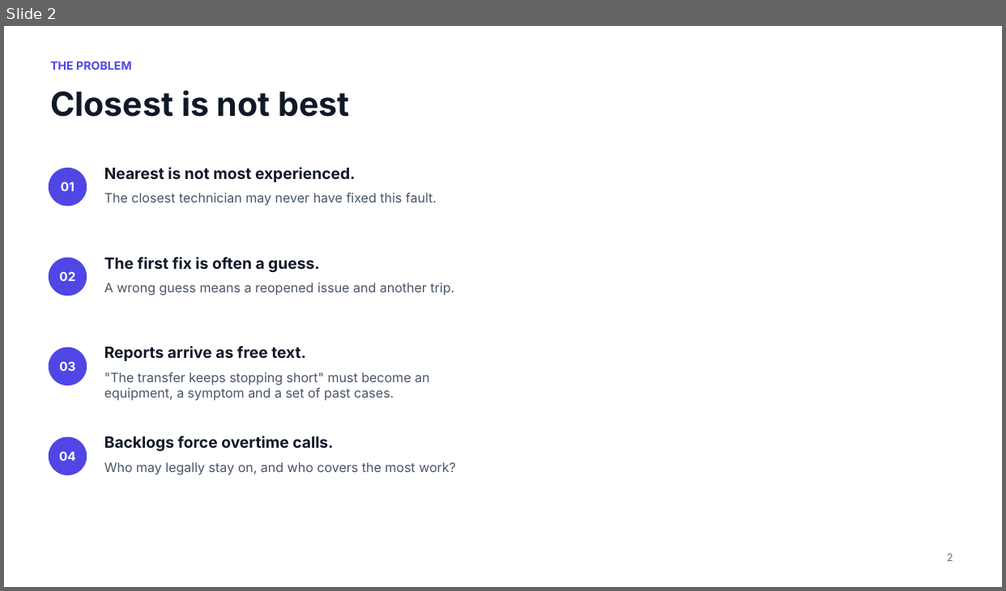
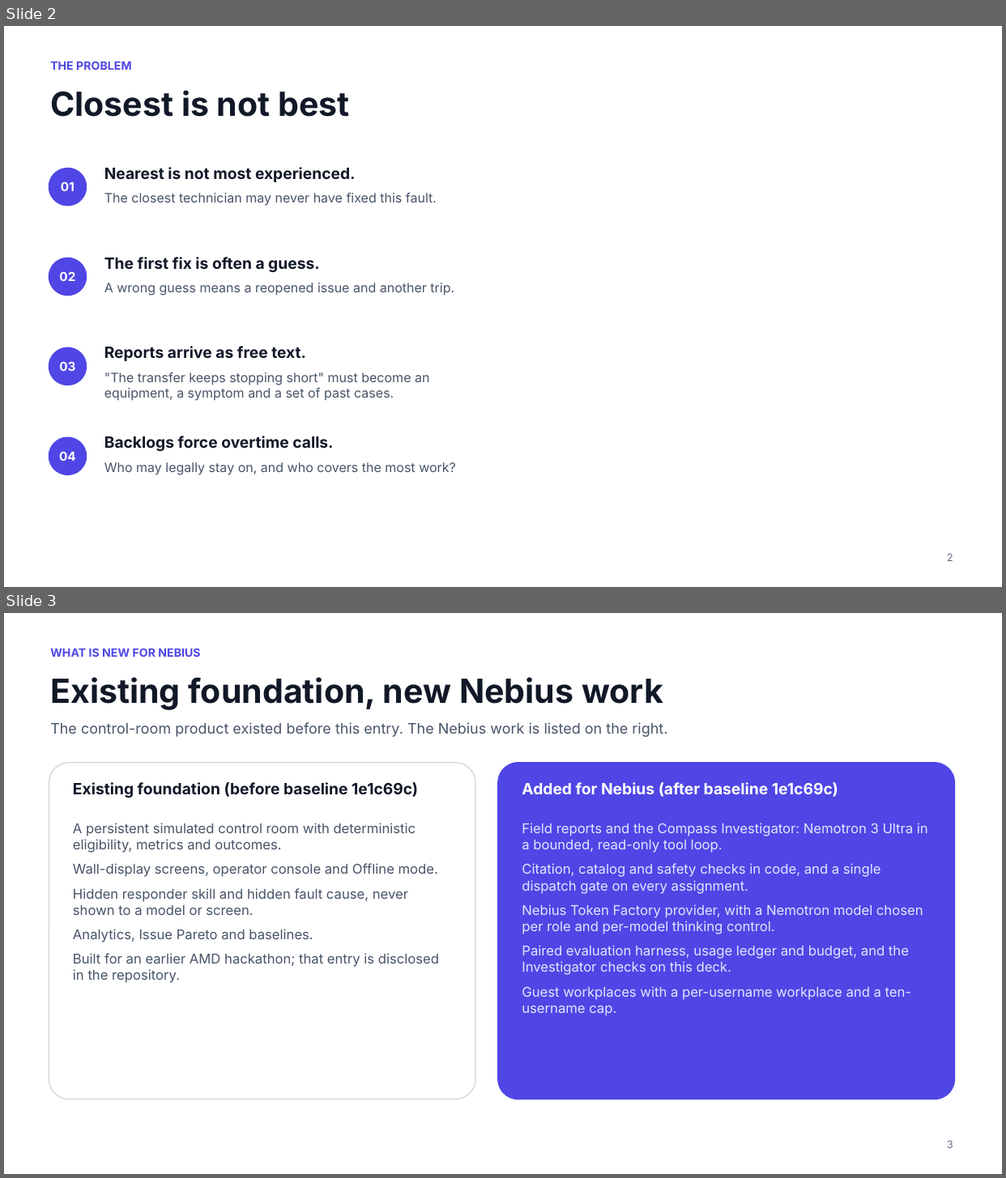
Before and after one commit to e8aura-makodev58/nebius-compass, a slide deck: docs/nebius/deck/ResponseCompass-nebius-deck.pptx. Shown one above the other, each under a label of ours: slide 2 before the commit, slides 2 and 3 after it. The pictures are 1006x591 and 1006x1178 pixels, drawn with LibreOffice and Linux fonts; fonts in the diff are those of the drawing; background and template pictures are left out. Boxes give left, top, right and bottom in pixels: in the first picture for what was removed or moved away, otherwise in the second. Text is boxed around its words. In the diff, an @@ line names an element or a change of style, - is before the commit and + after.

```diff
--- a/docs/nebius/deck/ResponseCompass-nebius-deck.pptx
+++ b/docs/nebius/deck/ResponseCompass-nebius-deck.pptx
@@ slide 3 added at bbox=[4, 613, 1002, 1174], background picture (left out) @@
@@ text added at bbox=[50, 648, 200, 657], 11 pt, text #4F46E5, bold @@
+WHAT IS NEW FOR NEBIUS
@@ text added at bbox=[50, 677, 663, 710], 32 pt, text #111827, bold @@
+Existing foundation, new Nebius work
@@ text added at bbox=[50, 722, 667, 737], 14 pt, text #475467 @@
+The control-room product existed before this entry. The Nebius work is listed on the right.
@@ rounded rectangle added at bbox=[49, 763, 475, 1100], fill #FFFFFF, outline #D0D5DD 1 pt @@
@@ text added at bbox=[73, 782, 418, 798], 15 pt, text #111827, bold @@
+Existing foundation (before baseline 1e1c69c)
@@ rounded rectangle added at bbox=[498, 763, 955, 1100], fill #4F46E5, outline #4F46E5 1 pt @@
@@ text added at bbox=[522, 782, 838, 797], 15 pt, text #FFFFFF, bold @@
+Added for Nebius (after baseline 1e1c69c)
@@ text added at bbox=[73, 823, 439, 983], 13 pt, text #475467 @@
+A persistent simulated control room with deterministic eligibility, metrics and outcomes.
+Wall-display screens, operator console and Offline mode.
+Hidden responder skill and hidden fault cause, never shown to a model or screen.
+Analytics, Issue Pareto and baselines.
+Built for an earlier AMD hackathon; that entry is disclosed in the repository.
@@ text added at bbox=[522, 823, 928, 1016], 13 pt, text #E0E7FF @@
+Field reports and the Compass Investigator: Nemotron 3 Ultra in a bounded, read-only tool loop.
+Citation, catalog and safety checks in code, and a single dispatch gate on every assignment.
+Nebius Token Factory provider, with a Nemotron model chosen per role and per-model thinking control.
+Paired evaluation harness, usage ledger and budget, and the Investigator checks on this deck.
+Guest workplaces with a per-username workplace and a ten-username cap.
@@ text added at bbox=[947, 1140, 953, 1148], 10 pt, text #667085 @@
+3
```
Also in this commit, not shown: 18 slides changed, 2 other files.
